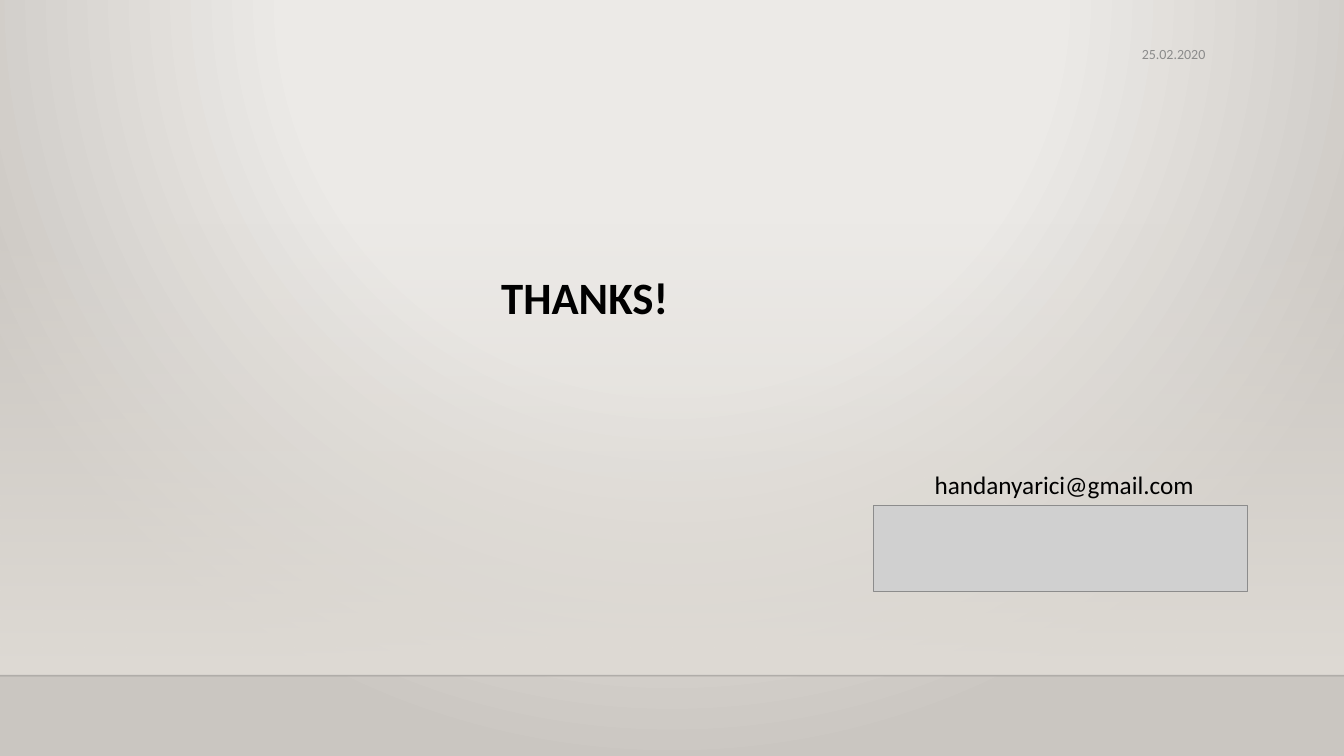
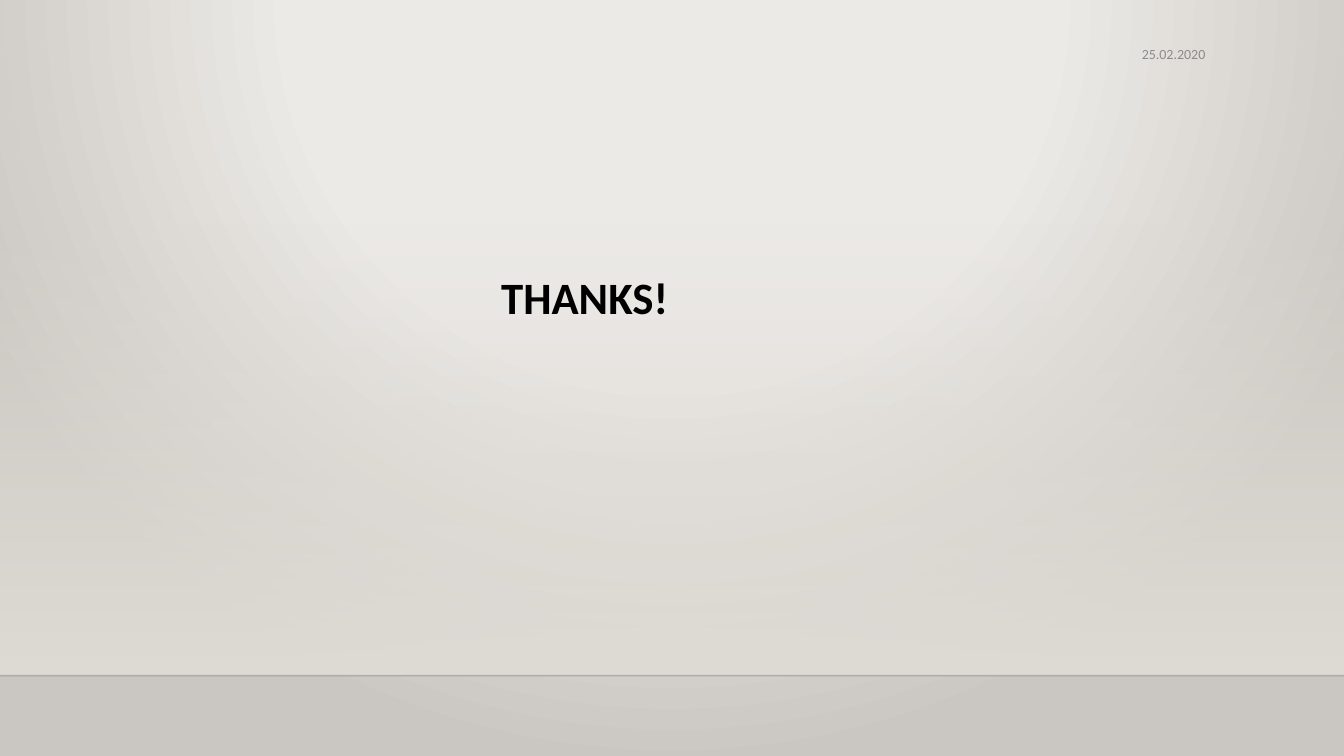
Before and after one commit to Tuyji/Medipol_OOP_2021, a slide deck: slide 12 of w3/w3_OOP_2021.pptx. Drawn at 1344x756 pixels with LibreOffice and Linux fonts; fonts in the diff are those of the drawing; grey boxes stand for pictures; background and template pictures are left out. Boxes give left, top, right and bottom in pixels: in the first picture for what was removed or moved away, otherwise in the second. Text is boxed around its words. In the diff, an @@ line names an element or a change of style, - is before the commit and + after.

```diff
--- a/w3/w3_OOP_2021.pptx
+++ b/w3/w3_OOP_2021.pptx
@@ text removed at (x1=935, y1=476, x2=1194, y2=499) @@
-handanyarici@gmail.com
@@ picture removed at (x1=874, y1=505, x2=1248, y2=592) @@
```
Also in this commit, not shown: 4 other slides changed, 11 other files.
